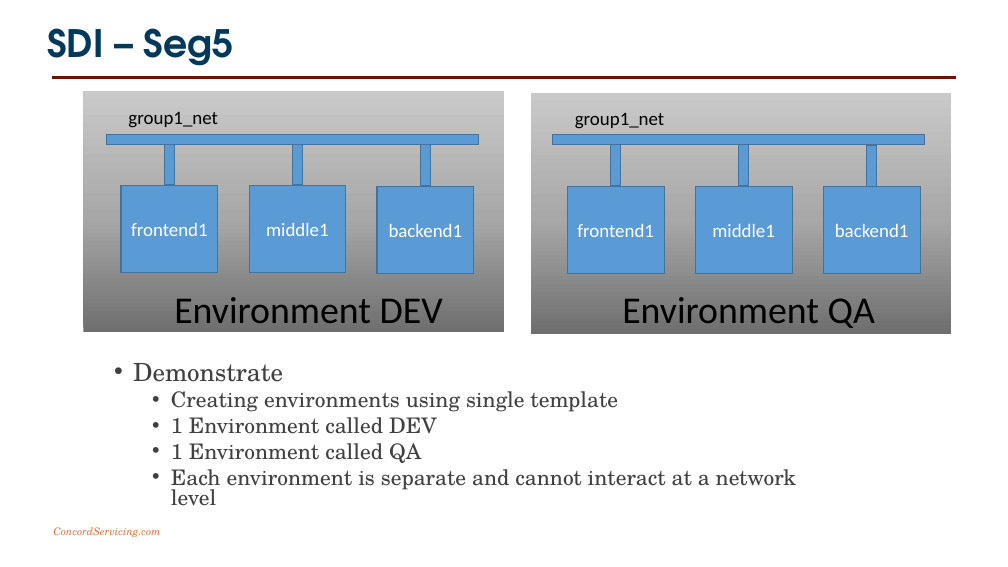
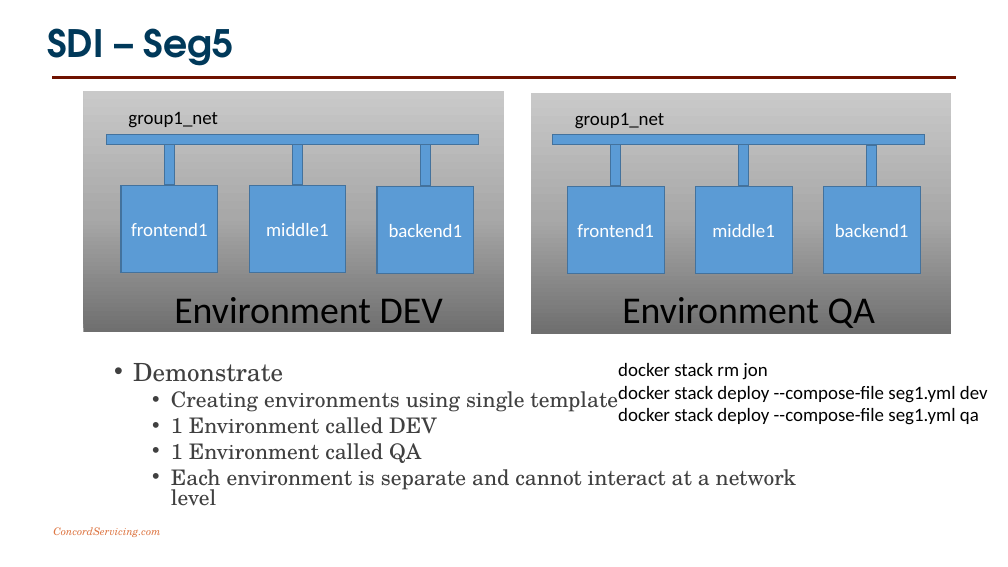
Before and after one commit to joncatlin/docker-compose-files, a slide deck: slide 13 of software defined infrastructure/20181013 Software Defined Infrastructure.pptx (slide 9 before the commit). Drawn at 1008x567 pixels with LibreOffice and Linux fonts; fonts in the diff are those of the drawing; background and template pictures are left out. Boxes give left, top, right and bottom in pixels: in the first picture for what was removed or moved away, otherwise in the second. Text is boxed around its words. In the diff, an @@ line names an element or a change of style, - is before the commit and + after.

```diff
--- a/software defined infrastructure/20181013 Software Defined Infrastructure.pptx
+++ b/software defined infrastructure/20181013 Software Defined Infrastructure.pptx
@@ text added at (x1=618, y1=363, x2=988, y2=425), 18 pt, text #000000 @@
+docker stack rm jon
+docker stack deploy --compose-file seg1.yml dev
+docker stack deploy --compose-file seg1.yml qa
```
Also in this commit, not shown: 9 other slides changed, 4 slides added, 6 slides removed, 2 other files.
